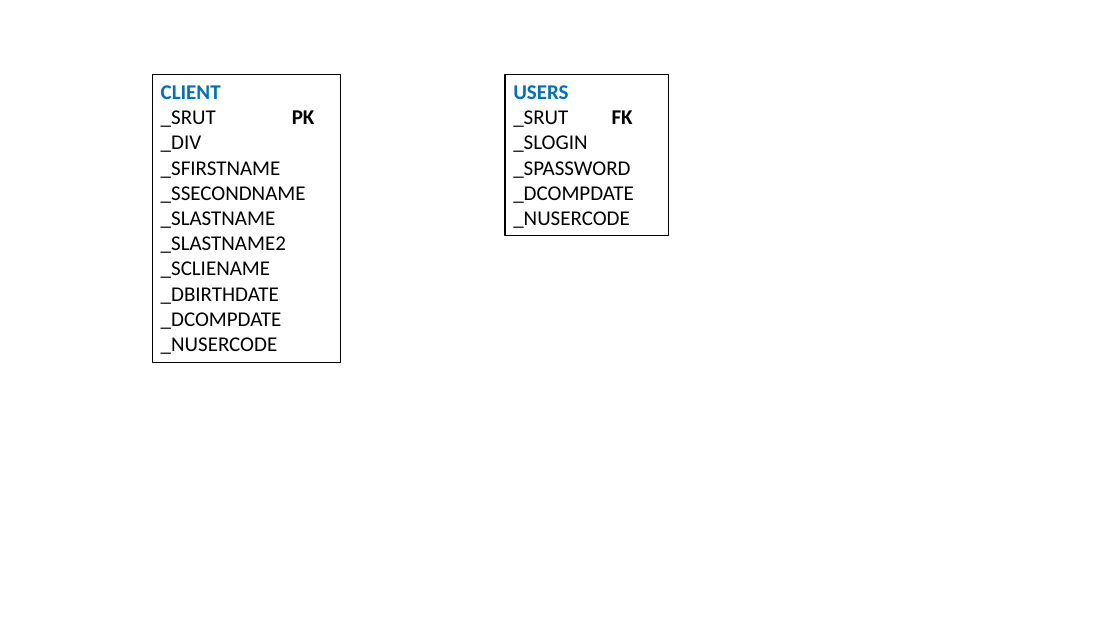
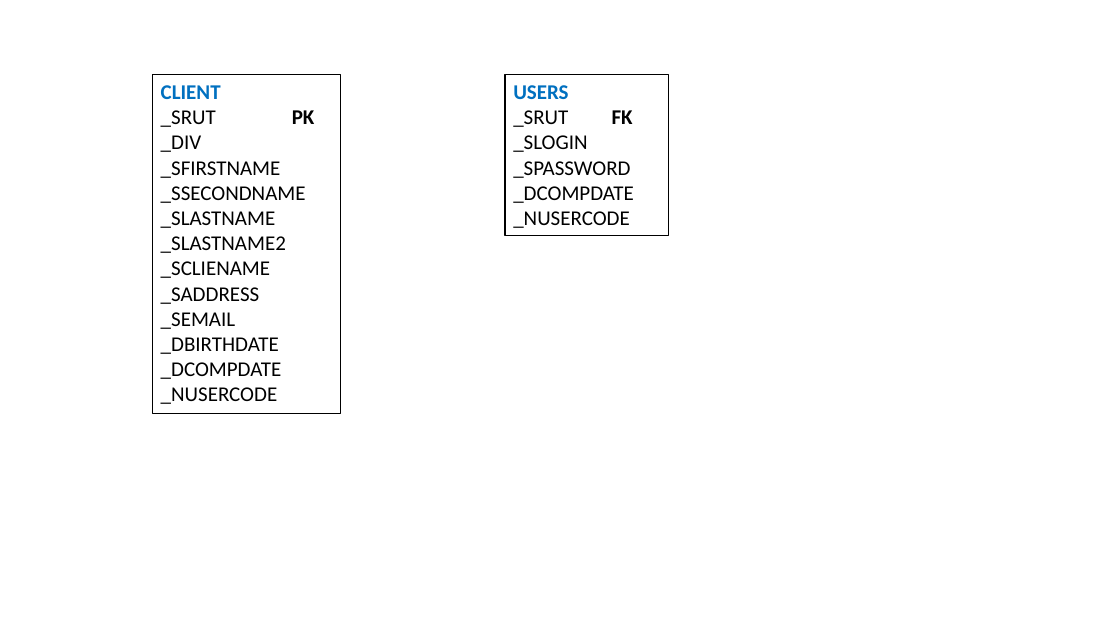
Before and after one commit to calbertomt/proy_laravel_one, a slide deck: slide 1 of modelo_relacional_BD.pptx. Drawn at 1120x630 pixels with LibreOffice and Linux fonts; fonts in the diff are those of the drawing. Boxes give left, top, right and bottom in pixels: in the first picture for what was removed or moved away, otherwise in the second. Text is boxed around its words. In the diff, an @@ line names an element or a change of style, - is before the commit and + after.

```diff
--- a/modelo_relacional_BD.pptx
+++ b/modelo_relacional_BD.pptx
@@ rectangle "CLIENT": place and size @@
-rectangle "CLIENT" at bbox=[152, 75, 340, 363]
+rectangle "CLIENT" at bbox=[152, 75, 340, 414]
@@ text in rectangle at bbox=[161, 287, 260, 329]: paragraphs added @@
+_SADDRESS
+_SEMAIL
```
Also in this commit, not shown: 8 other files.
